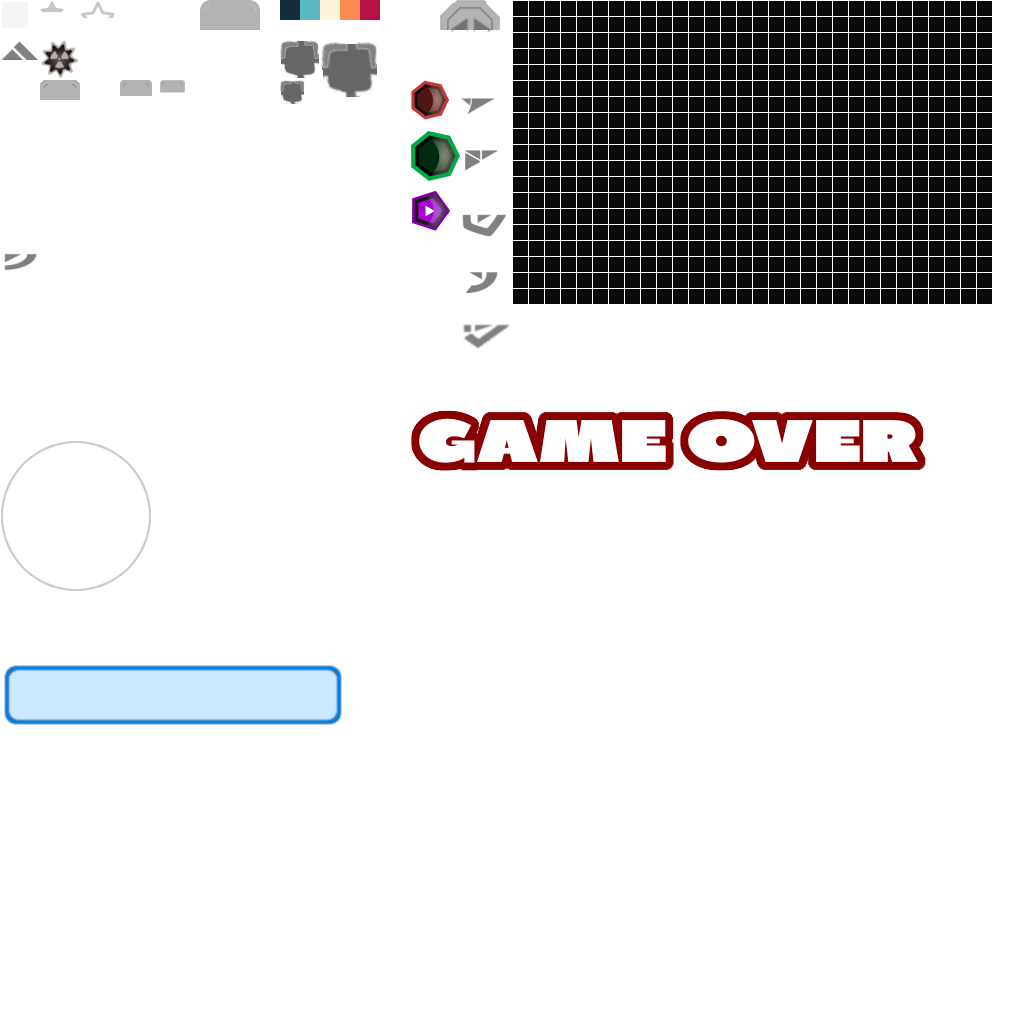
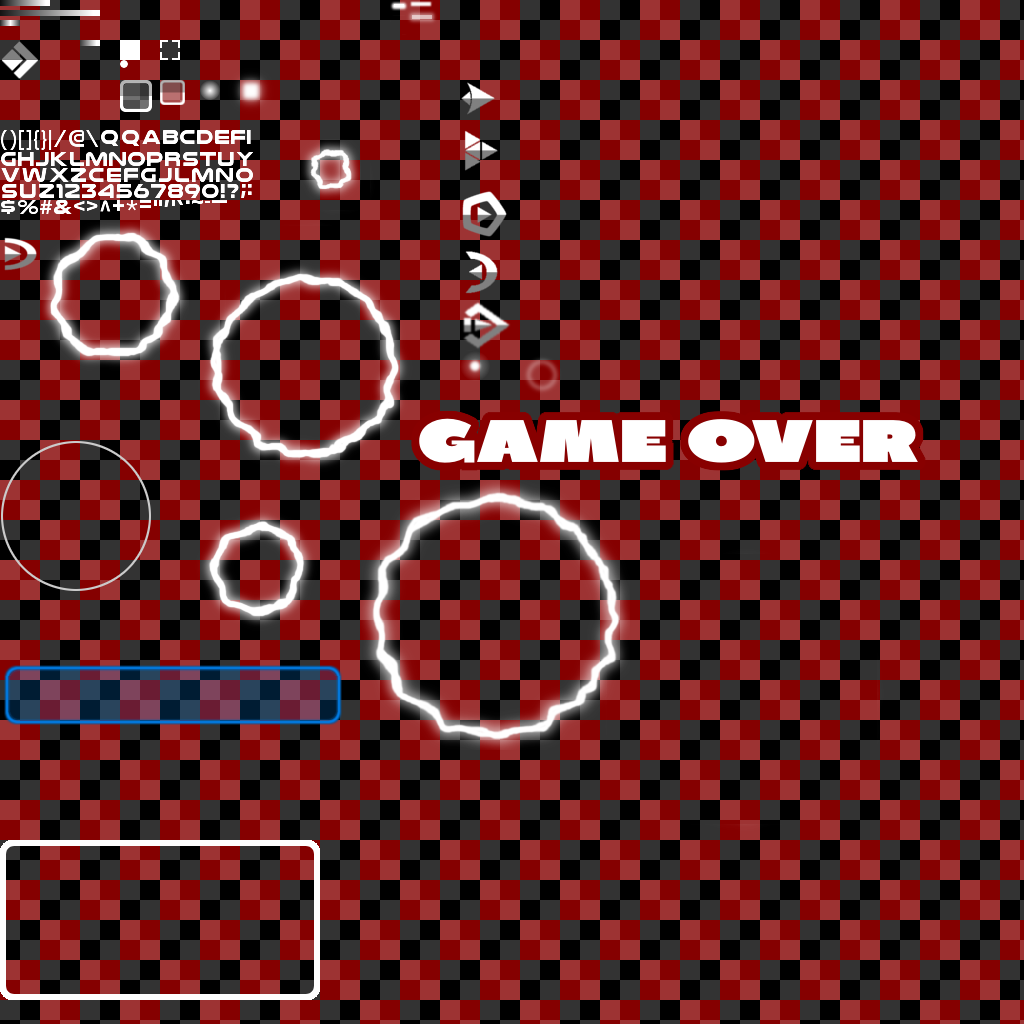
Layers edited between the first and the second 1024×1024 image:
added layer "Ebene #20" above "Ebene #19" over [0, 0, 100, 46]
painted on "Ebene #6" over [0, 0, 992, 304]
showed "Ebene #17" over [0, 0, 1024, 1024]
